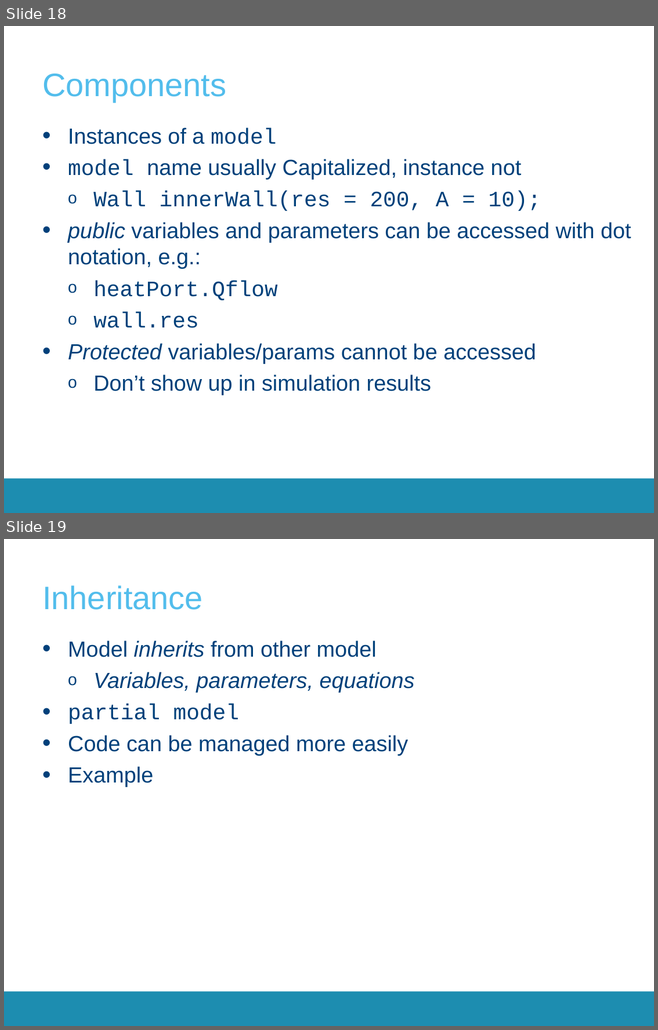
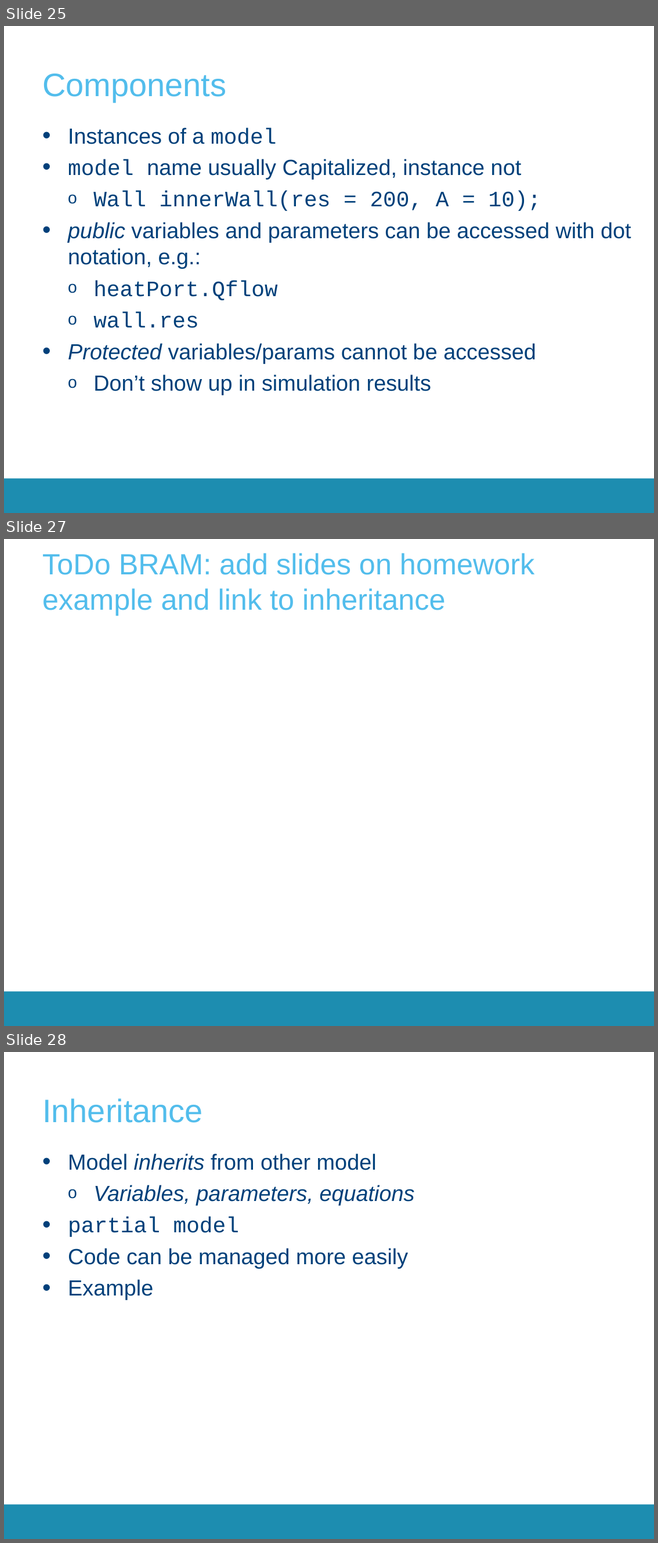
Before and after one commit to open-ideas/__CrashCourse__, a slide deck: 2017-2018/Presentations/CrashCourse_2016.pptx. Shown one above the other, each under a label of ours: slides 18 and 19 before the commit, slides 25, 27 and 28 after it; the slides between them are not shown. The pictures are 658x1030 and 658x1543 pixels, drawn with LibreOffice and Linux fonts; fonts in the diff are those of the drawing; background and template pictures are left out. Boxes give left, top, right and bottom in pixels: in the first picture for what was removed or moved away, otherwise in the second. Text is boxed around its words. In the diff, an @@ line names an element or a change of style, - is before the commit and + after.

```diff
--- a/2017-2018/Presentations/CrashCourse_2016.pptx
+++ b/2017-2018/Presentations/CrashCourse_2016.pptx
@@ slide 27 added at (4, 539, 654, 1026), background #FFFFFF; not listed: 1 template element that a slide beside it also shows @@
@@ title added at (42, 553, 534, 616), 36 pt, text #52BDEC @@
+ToDo BRAM: add slides on homework example and link to inheritance
@@ what was slide 18 is now slide 25 @@
@@ what was slide 19 is now slide 28 @@
```
Also in this commit, not shown: 1 other slide added, 4 slides removed, 1 other file.
